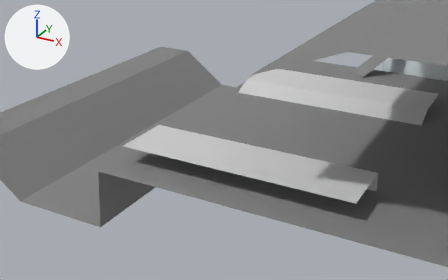
Two versions of the Blender file Refactor/Data/Models/PlayerController.blend, one commit apart.
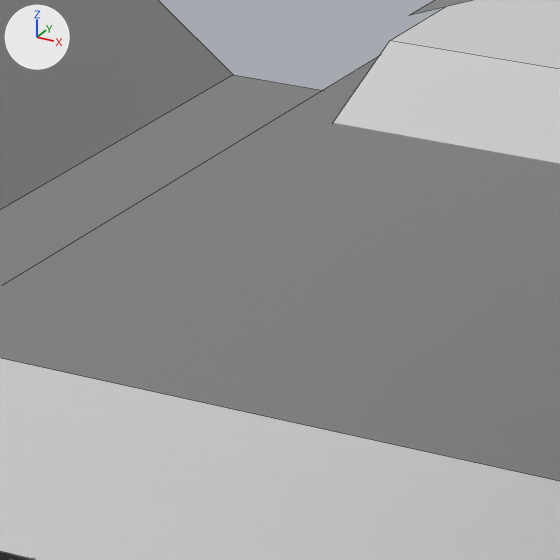
Each version is shown from a camera (50 mm lens) standing at (7.36, -43.47, 18.24) and looking at (-12.59, -7.18, 0.09), then close up on the part from 41% to 61% of the width and 26% to 58% of the height. The lights are fixed; the arrows at upper left show +X, +Y and +Z. The close-ups show mesh edges as thin lines. Objects named as collision shapes, trigger or cutter boxes, shadow casters or lower levels of detail are left out.

Objects in the first close-up: 'TestGround', 'TestGround.002'.
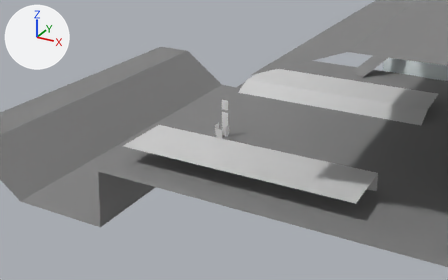
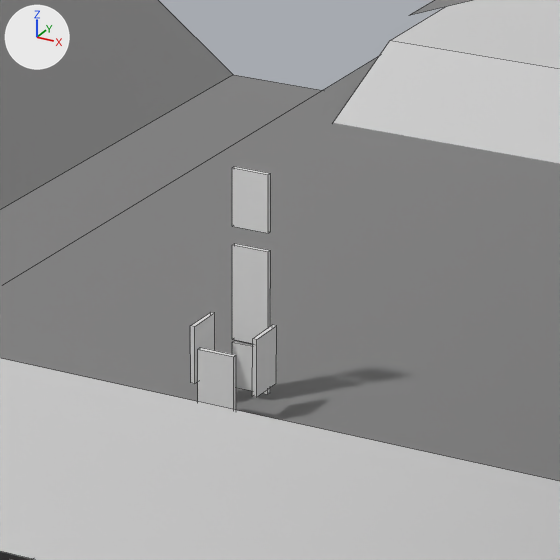
Pixel boxes (x1, y1, x2, y2) of what changed, in the close-ups (560 x 560 px):
'Head_Sensor', added
    after: (232, 243, 271, 343)
'Above_Head_Sensor', added
    after: (232, 166, 271, 233)
'Back_Sensor', added
    after: (198, 347, 236, 410)
'Right_Sensor', added
    after: (252, 325, 277, 397)
'Left_Sensor', added
    after: (190, 312, 215, 384)
'Forward_Sensor', added
    after: (232, 340, 270, 394)

Diff of the bpy script that builds the scene:
```diff
--- a/Refactor/Data/Models/PlayerController.blend.py
+++ b/Refactor/Data/Models/PlayerController.blend.py
@@ me_cube @@
+me_cube.from_pydata(...)  # a box spanning x -0.242..0.242, y -0.028..0.028, z -0.289..0.289
@@ me_cube_002 @@
+me_cube_002.from_pydata(...)  # a box spanning x -0.242..0.242, y -0.028..0.028, z -0.364..0.364
@@ me_cube_003 @@
+me_cube_003.from_pydata(...)  # a box spanning x -0.242..0.242, y -0.028..0.028, z -0.6..0.6
@@ ob_forward_sensor @@
+ob_forward_sensor = bpy.data.objects.new('Forward_Sensor', me_cube)
+ob_forward_sensor.parent = ob_npc_hitbox
+ob_forward_sensor.matrix_parent_inverse = Matrix(((1.0, 0.0, 0.0, 13.0), (0.0, 1.0, 0.0, 6.748), (0.0, 0.0, 1.0, -1.0), (0.0, 0.0, 0.0, 1.0)))
+ob_forward_sensor.location = (-13.0, -6.321, 0.333)
@@ ob_npc_hitbox @@
+ob_npc_hitbox = bpy.data.objects.new('NPC_Hitbox', me_cube_001.copy())  # the mesh of ob_player_hitbox
+ob_npc_hitbox.location = (-13.0, -6.748, 1.0)
+ob_npc_hitbox.hide_set(True)
@@ ob_above_head_sensor @@
+ob_above_head_sensor = bpy.data.objects.new('Above_Head_Sensor', me_cube_002)
+ob_above_head_sensor.parent = ob_npc_hitbox
+ob_above_head_sensor.matrix_parent_inverse = Matrix(((1.0, 0.0, 0.0, 13.0), (0.0, 1.0, 0.0, 6.748), (0.0, 0.0, 1.0, -1.0), (0.0, 0.0, 0.0, 1.0)))
+ob_above_head_sensor.location = (-13.0, -6.321, 2.453)
@@ ob_head_sensor @@
+ob_head_sensor = bpy.data.objects.new('Head_Sensor', me_cube_003)
+ob_head_sensor.parent = ob_npc_hitbox
+ob_head_sensor.matrix_parent_inverse = Matrix(((1.0, 0.0, 0.0, 13.0), (0.0, 1.0, 0.0, 6.748), (0.0, 0.0, 1.0, -1.0), (0.0, 0.0, 0.0, 1.0)))
+ob_head_sensor.location = (-13.0, -6.321, 1.259)
@@ ob_left_sensor @@
+ob_left_sensor = bpy.data.objects.new('Left_Sensor', me_cube_002.copy())
+ob_left_sensor.parent = ob_npc_hitbox
+ob_left_sensor.matrix_parent_inverse = Matrix(((1.0, 0.0, 0.0, 13.0), (0.0, 1.0, 0.0, 6.748), (0.0, 0.0, 1.0, -1.0), (0.0, 0.0, 0.0, 1.0)))
+ob_left_sensor.location = (-13.41, -6.752, 0.658)
+ob_left_sensor.rotation_euler = (0.0, 0.0, 1.571)  # degrees (0, 0, 90)
@@ ob_right_sensor @@
+ob_right_sensor = bpy.data.objects.new('Right_Sensor', me_cube_002.copy())
+ob_right_sensor.parent = ob_npc_hitbox
+ob_right_sensor.matrix_parent_inverse = Matrix(((1.0, 0.0, 0.0, 13.0), (0.0, 1.0, 0.0, 6.748), (0.0, 0.0, 1.0, -1.0), (0.0, 0.0, 0.0, 1.0)))
+ob_right_sensor.location = (-12.58, -6.752, 0.658)
+ob_right_sensor.rotation_euler = (0.0, 0.0, 1.571)  # degrees (0, 0, 90)
@@ ob_back_sensor @@
+ob_back_sensor = bpy.data.objects.new('Back_Sensor', me_cube_002.copy())
+ob_back_sensor.parent = ob_npc_hitbox
+ob_back_sensor.matrix_parent_inverse = Matrix(((1.0, 0.0, 0.0, 13.0), (0.0, 1.0, 0.0, 6.748), (0.0, 0.0, 1.0, -1.0), (0.0, 0.0, 0.0, 1.0)))
+ob_back_sensor.location = (-13.0, -7.156, 0.472)
```
